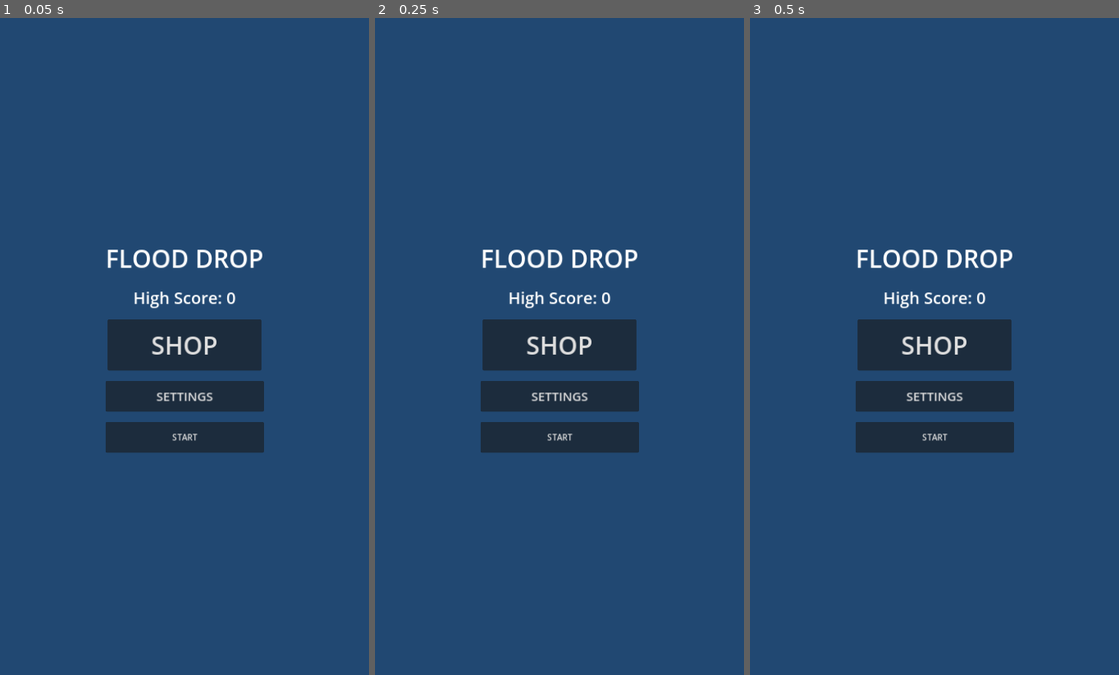
Above: before the commit, frames 1-3 (left to right).
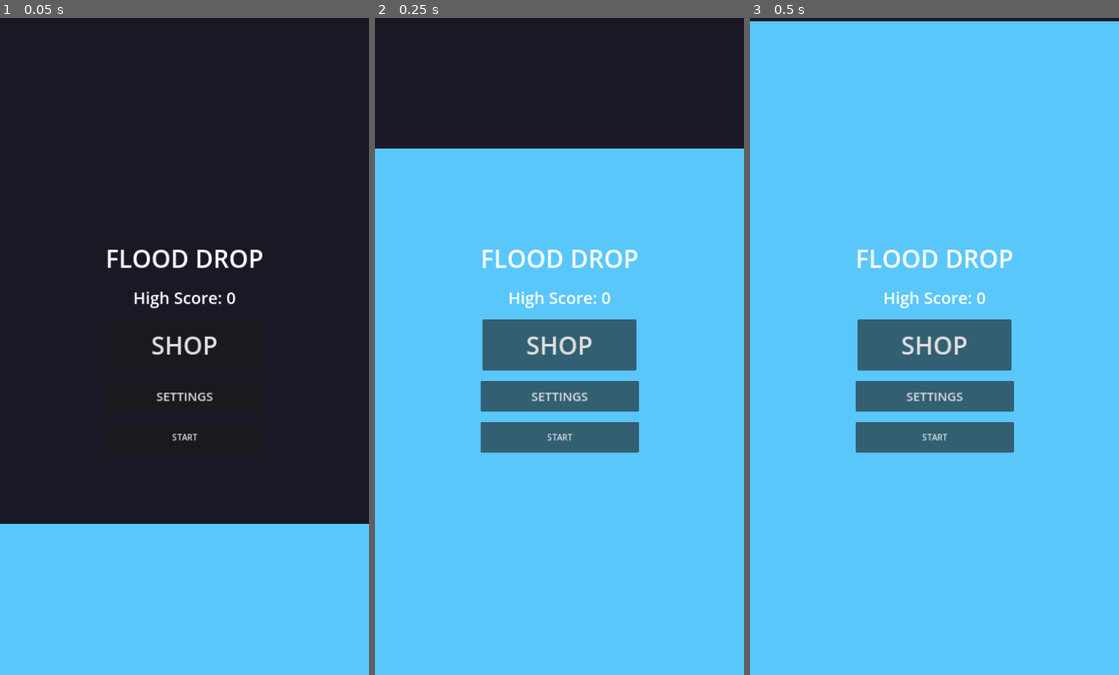
Above: after the commit, the same moments.

Repository: bwilde96/Flooddrop
Game: Godot game, scene res://scenes/Main.tscn
Two runs of this game, one before a commit and one after it. Both use one fixed random seed, a clock stepped at 60 frames per second and the inputs below.
Inputs:
- Up to frame 1 (0.05 s): no input
- Up to frame 2 (0.25 s): no input
- Up to frame 3 (0.5 s): no input

The runs differ from the first frame. In frame 1, 99% of the frame differs, in the area x 0-100%, y 0-100%; in frame 2, 99%; in frame 3, 99%.

Commit message:
Remove opaque menu backgrounds so the animated BackgroundManager is always visible

Diff:
--- a/scenes/GameOver.tscn
+++ b/scenes/GameOver.tscn
@@ -18,7 +18,7 @@
 anchor_bottom = 1.0
 grow_horizontal = 2
 grow_vertical = 2
-color = Color(0.447059, 0.129412, 0.129412, 1)
+color = Color(0.15, 0.05, 0.05, 0.85)
 
 [node name="VBoxContainer" type="VBoxContainer" parent="."]
 layout_mode = 1
--- a/scenes/Gameplay.tscn
+++ b/scenes/Gameplay.tscn
@@ -18,16 +18,7 @@
 [node name="Camera2D" type="Camera2D" parent="."]
 position = Vector2(360, 640)
 
-[node name="Background" type="ColorRect" parent="."]
-anchors_preset = 15
-anchor_right = 1.0
-anchor_bottom = 1.0
-offset_right = 720.0
-offset_bottom = 1280.0
-grow_horizontal = 2
-grow_vertical = 2
-mouse_filter = 2
-color = Color(0.101961, 0.101961, 0.14902, 1)
+
 
 [node name="FloodRect" type="ColorRect" parent="."]
 material = SubResource("ShaderMaterial_water")
--- a/scenes/MainMenu.tscn
+++ b/scenes/MainMenu.tscn
@@ -11,14 +11,6 @@
 grow_vertical = 2
 script = ExtResource("1_menu")
 
-[node name="ColorRect" type="ColorRect" parent="."]
-layout_mode = 1
-anchors_preset = 15
-anchor_right = 1.0
-anchor_bottom = 1.0
-grow_horizontal = 2
-grow_vertical = 2
-color = Color(0.129412, 0.282353, 0.447059, 1)
 
 [node name="VBoxContainer" type="VBoxContainer" parent="."]
 layout_mode = 1
--- a/scenes/Shop.tscn
+++ b/scenes/Shop.tscn
@@ -11,14 +11,6 @@
 grow_vertical = 2
 script = ExtResource("1_shop")
 
-[node name="Background" type="ColorRect" parent="."]
-layout_mode = 1
-anchors_preset = 15
-anchor_right = 1.0
-anchor_bottom = 1.0
-grow_horizontal = 2
-grow_vertical = 2
-color = Color(0.101961, 0.101961, 0.14902, 1)
 
 [node name="VBox" type="VBoxContainer" parent="."]
 layout_mode = 1
--- a/scripts/Gameplay.gd
+++ b/scripts/Gameplay.gd
@@ -135,9 +135,6 @@
 	current_drop_speed = base_drop_speed
 	GameManager.score = 0
 	GameManager.survival_time = 0.0
-
-	if has_node("Background"):
-		$Background.visible = false
 	BackgroundManager.update_background(levels[current_level_index].theme)
 
 	freeze_timer = 0.0
@@ -279,7 +276,6 @@
 
 	btn.pressed.connect(_use_ability)
 	var t = ThemeManager.get_equipped_theme()
-	$Background.color = t.get("bg_color", Color(0.10, 0.10, 0.15, 1.0))
 	flood_rect.material.set_shader_parameter("top_color", t.drop_color)
 	flood_rect.material.set_shader_parameter("bottom_color", t.flood_color)
 	flood_rect.material.set_shader_parameter("liquid_type", t.get("shader_type", 0))
--- a/scripts/MainMenu.gd
+++ b/scripts/MainMenu.gd
@@ -4,6 +4,7 @@
 @onready var high_score_label: Label = $VBoxContainer/HighScoreLabel
 
 func _ready() -> void:
+	BackgroundManager.update_background(ThemeManager.get_equipped_theme_id())
 	get_tree().set_quit_on_go_back(true)
 	start_button.pressed.connect(_on_start_pressed)
 	var shop_btn = $VBoxContainer/ShopButton
--- a/scripts/backgrounds/SlimeBG.gd
+++ b/scripts/backgrounds/SlimeBG.gd
@@ -3,35 +3,35 @@
 var bg_tex : ImageTexture
 
 func _ready() -> void:
-    mouse_filter = Control.MOUSE_FILTER_IGNORE
-    set_anchors_preset(PRESET_FULL_RECT)
+	mouse_filter = Control.MOUSE_FILTER_IGNORE
+	set_anchors_preset(PRESET_FULL_RECT)
 
-    var img = Image.new()
-    var err = img.load("res://assets/backgrounds/slime_bg.jpg")
-    if err == OK:
-        bg_tex = ImageTexture.create_from_image(img)
+	var img = Image.new()
+	var err = img.load("res://assets/backgrounds/slime_bg.jpg")
+	if err == OK:
+		bg_tex = ImageTexture.create_from_image(img)
 
-    var bg_rect = TextureRect.new()
-    if bg_tex:
-        bg_rect.texture = bg_tex
-    bg_rect.expand_mode = TextureRect.EXPAND_IGNORE_SIZE
-    bg_rect.stretch_mode = TextureRect.STRETCH_KEEP_ASPECT_COVERED
-    bg_rect.set_anchors_preset(PRESET_FULL_RECT)
-    bg_rect.mouse_filter = Control.MOUSE_FILTER_IGNORE
-    add_child(bg_rect)
+	var bg_rect = TextureRect.new()
+	if bg_tex:
+		bg_rect.texture = bg_tex
+	bg_rect.expand_mode = TextureRect.EXPAND_IGNORE_SIZE
+	bg_rect.stretch_mode = TextureRect.STRETCH_KEEP_ASPECT_COVERED
+	bg_rect.set_anchors_preset(PRESET_FULL_RECT)
+	bg_rect.mouse_filter = Control.MOUSE_FILTER_IGNORE
+	add_child(bg_rect)
 
-    var particles = CPUParticles2D.new()
-    particles.position = Vector2(360, 1350)
-    particles.emission_shape = CPUParticles2D.EMISSION_SHAPE_RECTANGLE
-    particles.emission_rect_extents = Vector2(400, 1)
-    particles.amount = 30
-    particles.lifetime = 15.0
-    particles.direction = Vector2(0, -1)
-    particles.spread = 15.0
-    particles.gravity = Vector2(0, -15)
-    particles.initial_velocity_min = 10.0
-    particles.initial_velocity_max = 30.0
-    particles.scale_amount_min = 2.0
-    particles.scale_amount_max = 6.0
-    particles.color = Color(0.4, 1.0, 0.3, 0.6)
-    add_child(particles)
+	var particles = CPUParticles2D.new()
+	particles.position = Vector2(360, 1350)
+	particles.emission_shape = CPUParticles2D.EMISSION_SHAPE_RECTANGLE
+	particles.emission_rect_extents = Vector2(400, 1)
+	particles.amount = 30
+	particles.lifetime = 15.0
+	particles.direction = Vector2(0, -1)
+	particles.spread = 15.0
+	particles.gravity = Vector2(0, -15)
+	particles.initial_velocity_min = 10.0
+	particles.initial_velocity_max = 30.0
+	particles.scale_amount_min = 2.0
+	particles.scale_amount_max = 6.0
+	particles.color = Color(0.4, 1.0, 0.3, 0.6)
+	add_child(particles)
Not shown, added: assets/backgrounds/acid_bg.jpg.import
Not shown, added: assets/backgrounds/galaxy_bg.jpg.import
Not shown, added: assets/backgrounds/gold_bg.jpg.import
Not shown, added: assets/backgrounds/lava_bg.jpg.import
Not shown, added: assets/backgrounds/neon_plasma_bg.jpg.import
Not shown, added: assets/backgrounds/rainbow_bg.jpg.import
Not shown, added: assets/backgrounds/slime_bg.jpg.import
Not shown, added: assets/backgrounds/water_zen_garden_bg.jpg.import
